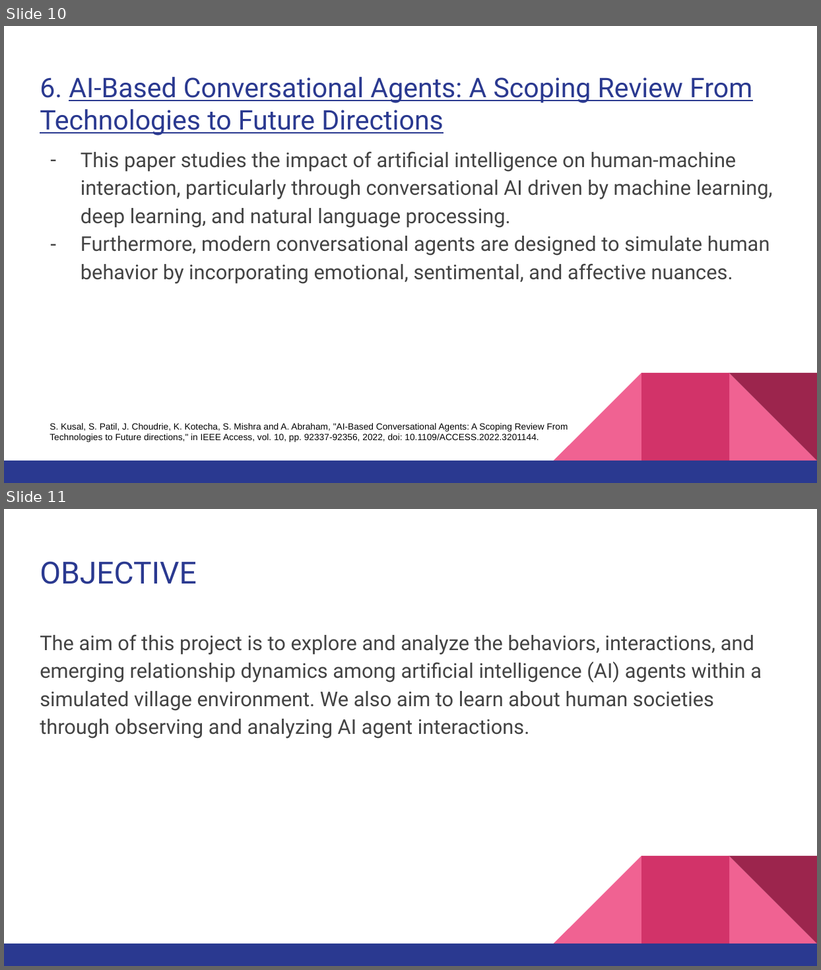
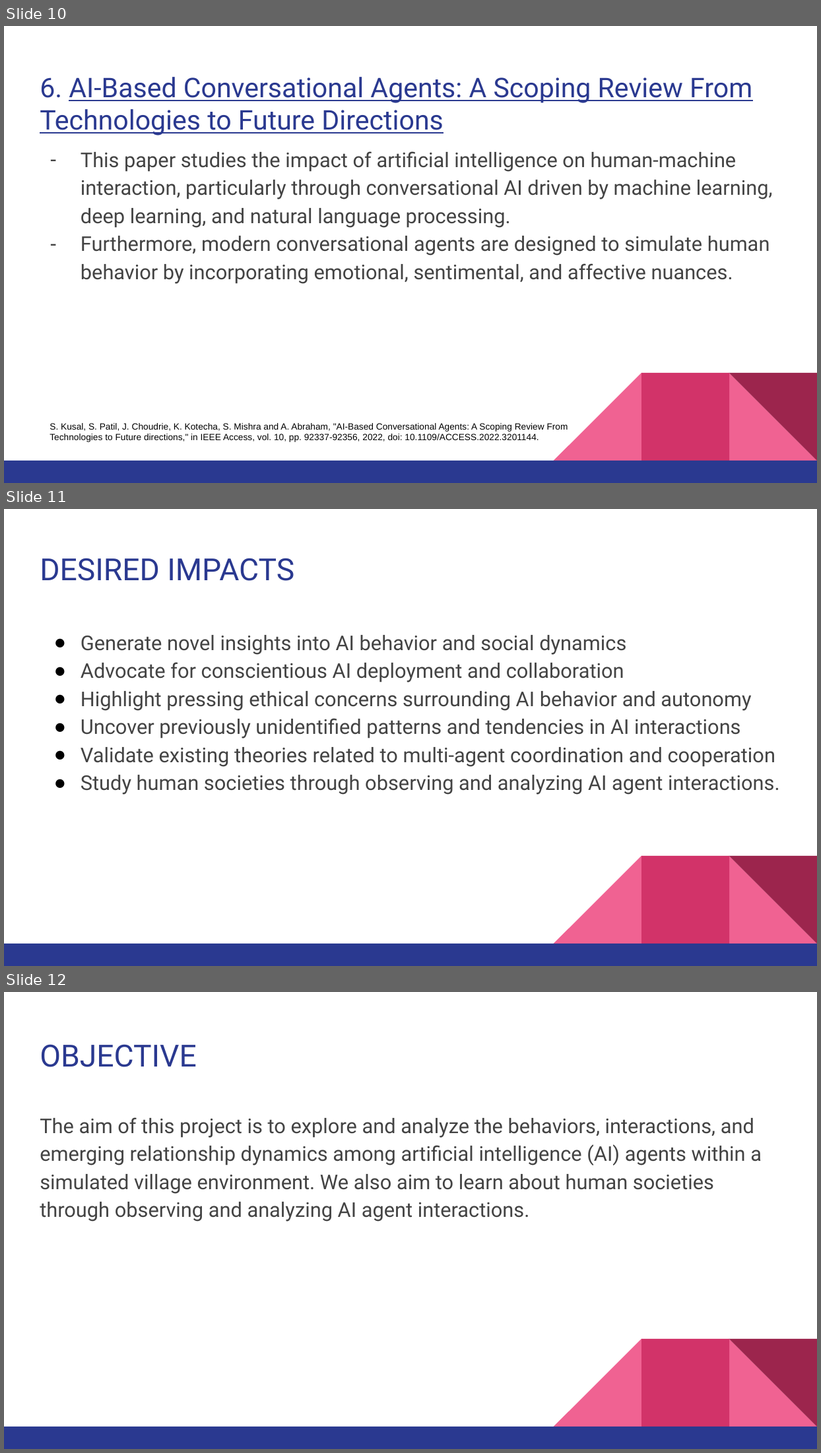
Before and after one commit to Arjun-G-Ravi/ai-village, a slide deck: Documentation/AI VILLAGE(3) (1).pptx. Shown one above the other, each under a label of ours: slides 10 and 11 before the commit, slides 10, 11 and 12 after it. The pictures are 821x970 and 821x1453 pixels, drawn with LibreOffice and Linux fonts; fonts in the diff are those of the drawing. Boxes give left, top, right and bottom in pixels: in the first picture for what was removed or moved away, otherwise in the second. Text is boxed around its words. In the diff, an @@ line names an element or a change of style, - is before the commit and + after.

```diff
--- a/Documentation/AI VILLAGE(3) (1).pptx
+++ b/Documentation/AI VILLAGE(3) (1).pptx
@@ slide 11 added at (4,509,817,966), background #FFFFFF; not listed: 5 template elements that a slide beside it also shows @@
@@ title added at (40,558,294,581), 27 pt, text #2A3990 @@
+DESIRED IMPACTS
@@ text added at (81,635,780,795), 18 pt, text #434343 @@
+● Generate novel insights into AI behavior and social dynamics
+● Advocate for conscientious AI deployment and collaboration
+● Highlight pressing ethical concerns surrounding AI behavior and autonomy
+● Uncover previously unidentified patterns and tendencies in AI interactions
+● Validate existing theories related to multi-agent coordination and cooperation
+● Study human societies through observing and analyzing AI agent interactions.
@@ what was slide 11 is now slide 12 @@
```
Also in this commit, not shown: 5 slides changed, 6 other slides added.
